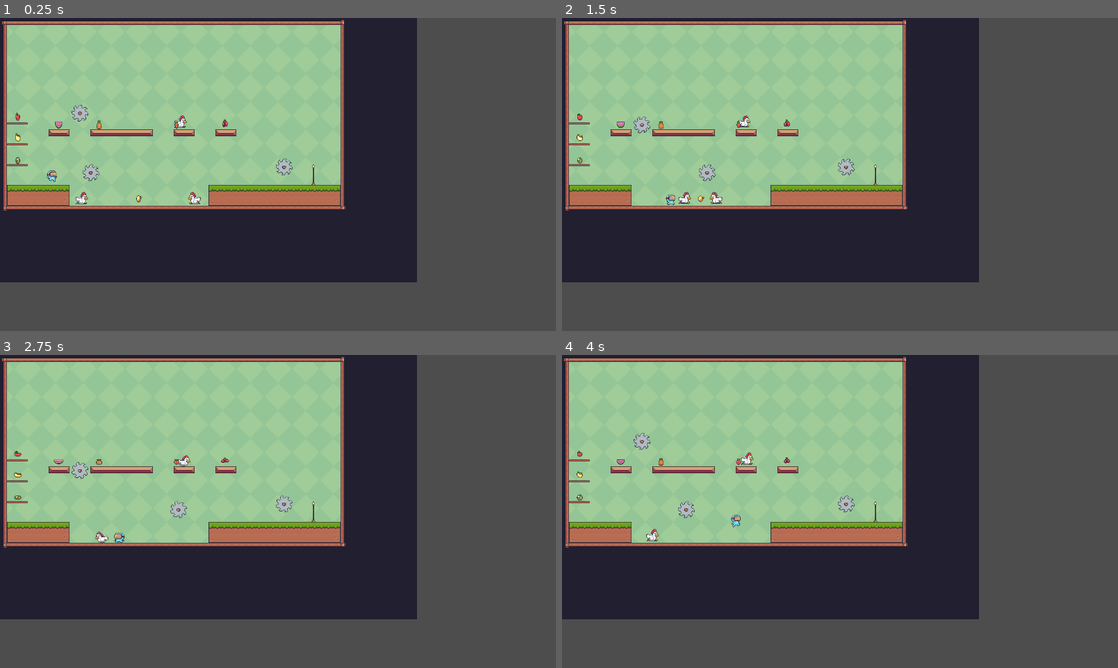
Above: before the commit, frames 1-4 (two rows, left to right).
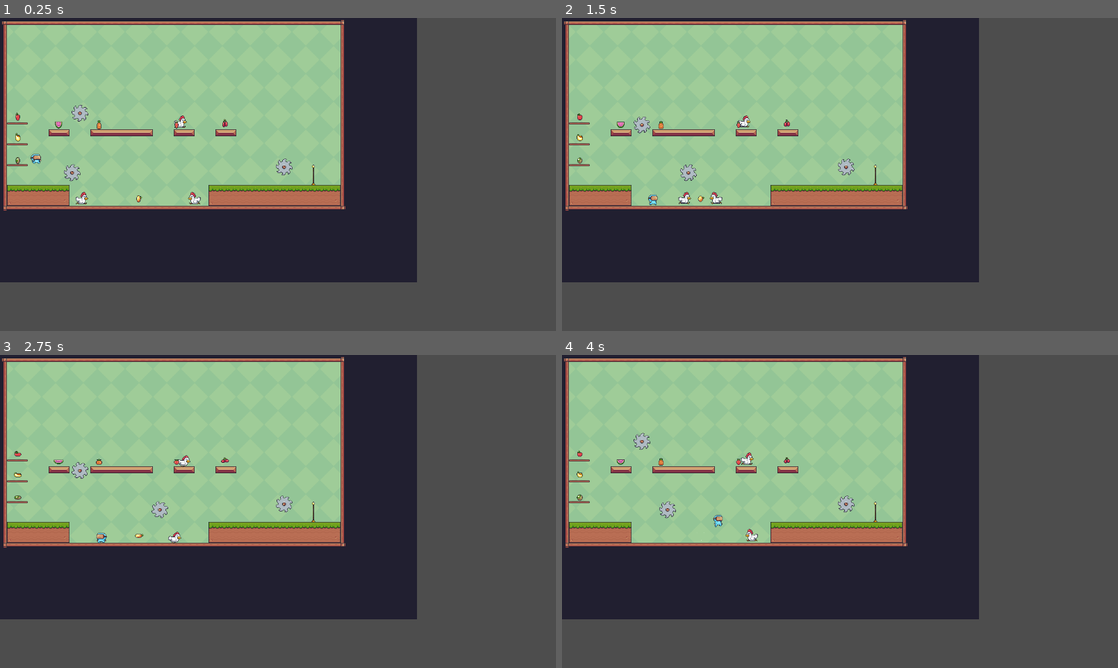
Above: after the commit, the same moments.

Repository: AlexForget/plateformerNoName
Game: Godot game, scene res://scenes/levels/level_1.tscn
Two runs of this game, one before a commit and one after it. Both use one fixed random seed, a clock stepped at 60 frames per second and the inputs below.
Inputs:
- Up to frame 1 (0.25 s): no input
- Up to frame 2 (1.5 s): hold Right (moveRight) from 0.53 s (still down); tap Space (jump) at 0.77 s
- Up to frame 3 (2.75 s): tap Space (jump) at 1.52 s; release Right (moveRight) at 2.03 s; hold Left (moveLeft) from 2.03 s (still down)
- Up to frame 4 (4 s): release Left (moveLeft) at 2.78 s; hold Right (moveRight) from 2.78 s (still down); tap Space (jump) at 3.02, 3.77 s

The runs differ from the first frame. In frame 1, 0.3% of the frame differs, in the area x 5-18%, y 43-53%; in frame 2, 0.3%; in frame 3, 0.4%; in frame 4, 0.4%, in the area x 15-36%, y 46-60%.

Commit message:
fine tune some basic mecanic

Diff:
--- a/scenes/levels/level_1.tscn
+++ b/scenes/levels/level_1.tscn
@@ -646,7 +646,7 @@
 direction = Vector2(0, 100)
 
 [node name="Saw2" parent="Enemies" instance=ExtResource("6_auvwd")]
-position = Vector2(-245, 114)
+position = Vector2(-288, 114)
 speed = 100.0
 direction = Vector2(250, 0)
 
--- a/scenes/player/player.gd
+++ b/scenes/player/player.gd
@@ -2,18 +2,19 @@
 
 @onready var animated_sprite = $AnimatedSprite2D
 
-var health: int = 30
+var health: int = 3
 var speed : float = 150.0
 var jump_velocity : float = -20.0
 var fall_velocity : float = 5.0
 var bounce_velocity : float = -200.0
-var horizontal_push_back_velocity : float = 250
 var acceleration : float = 15.0
 var friction : float = 1.25
+var horizontal_push_back_velocity : float = 250
+var push_back_velocity : Vector2 = Vector2(horizontal_push_back_velocity,-150)
 var is_immune: bool = false
 var can_jump: bool = true
 var is_jumping: bool = false
-var push_back_velocity : Vector2 = Vector2(horizontal_push_back_velocity,-150)
+
 
 enum state {IDLE, RUN, JUMP, FALL, HIT}
 var anim_state = state.IDLE
@@ -26,7 +27,7 @@
 
 func _physics_process(delta):
 	# Add the gravity.
-	if not is_on_floor():
+	if !is_on_floor():
 		velocity.y += gravity * delta
 	# Get the input direction and handle the movement/deceleration.
 	var direction: float = Input.get_axis("moveLeft", "moveRight")
@@ -85,14 +86,14 @@
 
 
 func _on_hitbox_body_entered(body):
-	if body.is_in_group("Enemy") && velocity.y > 0.01:
+	if body.is_in_group("Enemy") && velocity.y > 0.01 && body.has_method("get_hit"):
 		body.get_hit()
 		velocity.y = bounce_velocity
 
 
 func player_get_hit(enemy_body):
 	if !is_immune:
-		health = health - 1
+		health -= 1
 		manage_push_back(enemy_body)
 		is_immune = true
 
